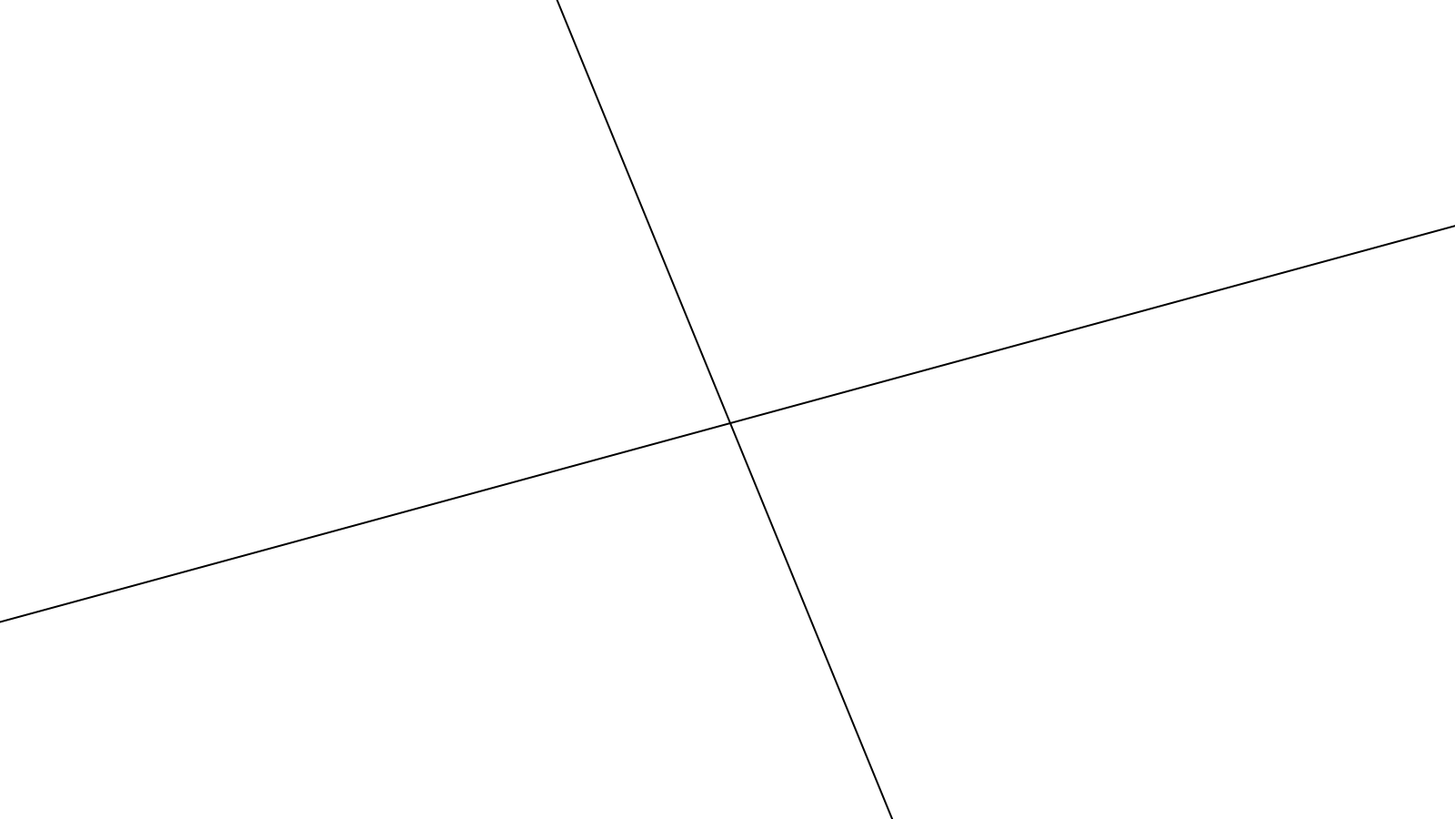
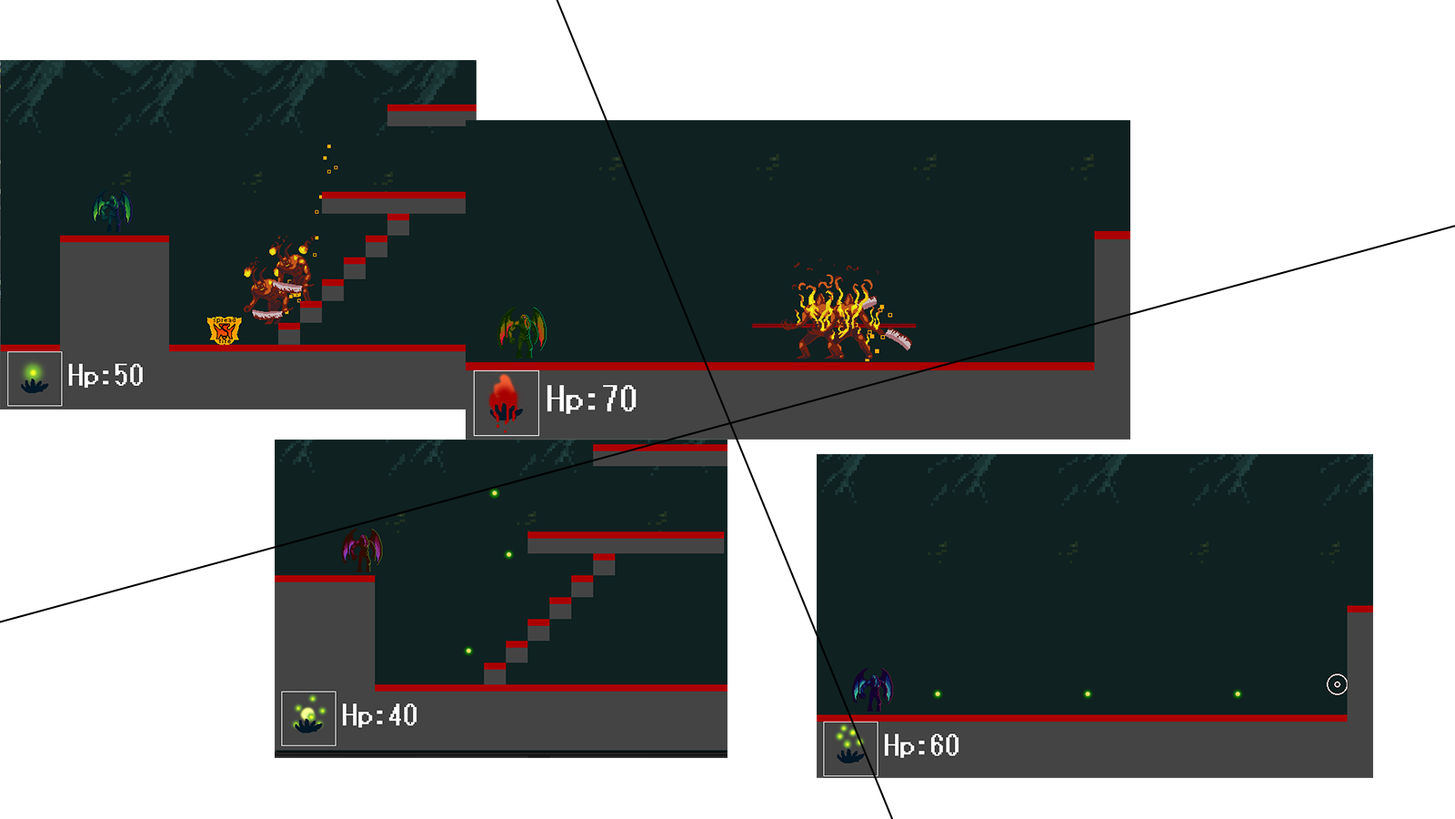
Revision of a layered 1455x819 image; what changed, layer by layer:
added layer "ItemIntroduce4" above "ItemIntroduce3" over box(465, 120, 1131, 440)
added layer "ItemIntroduce3" above "ItemIntroduce2" over box(274, 439, 728, 758)
added layer "ItemIntroduce2" above "ItemIntroduce" over box(816, 453, 1374, 778)
added layer "ItemIntroduce" above "背景" over box(0, 60, 477, 410)
